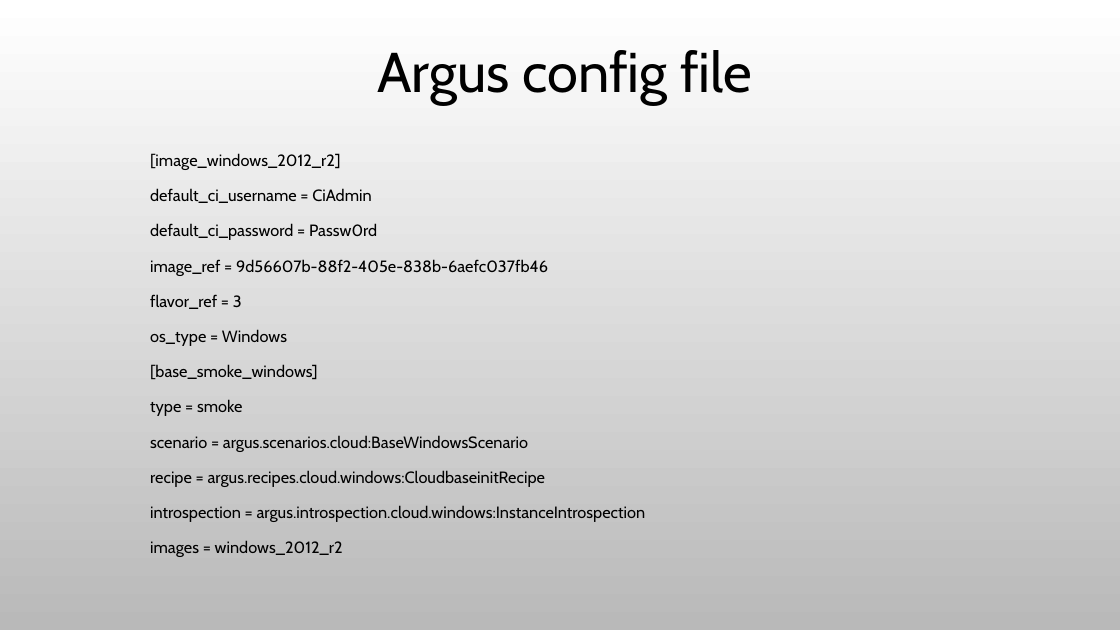
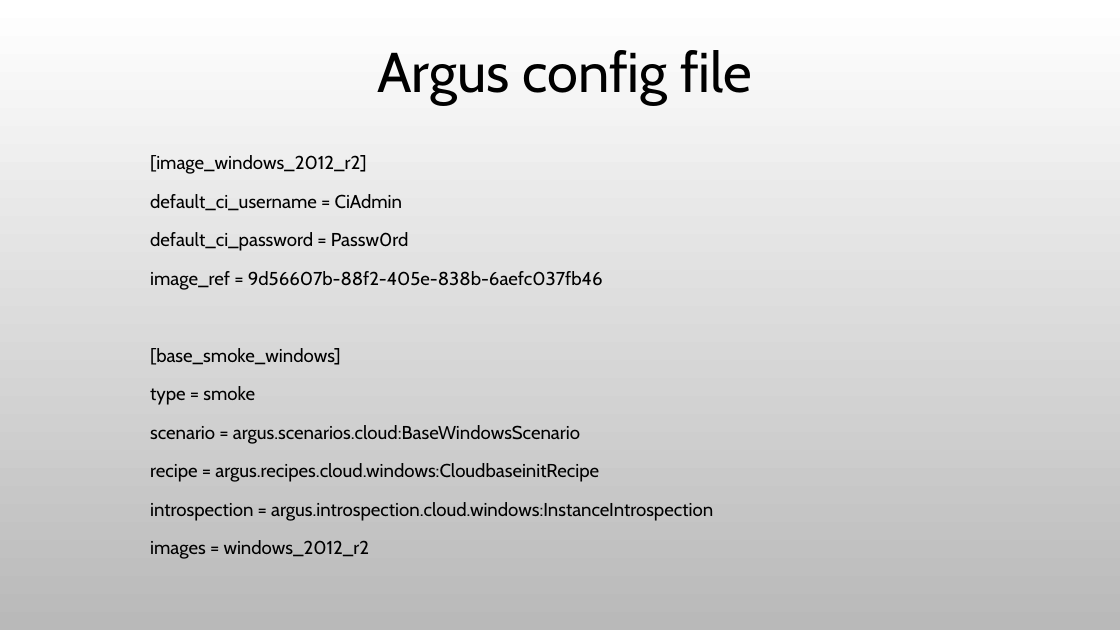
Before and after one commit to cmin764/cmiN, a slide deck: slide 19 of ropython/ep15/argus.pptx. Drawn at 1120x630 pixels with LibreOffice and Linux fonts; fonts in the diff are those of the drawing; background and template pictures are left out. Boxes give left, top, right and bottom in pixels: in the first picture for what was removed or moved away, otherwise in the second. Text is boxed around its words. In the diff, an @@ line names an element or a change of style, - is before the commit and + after.

```diff
--- a/ropython/ep15/argus.pptx
+++ b/ropython/ep15/argus.pptx
@@ text "[image_windows_2012_r2]" at bbox=[150, 155, 713, 559]: size 14 to 16 pt @@
@@ text at bbox=[150, 294, 287, 346]: paragraphs removed @@
-flavor_ref = 3
-os_type = Windows
```
